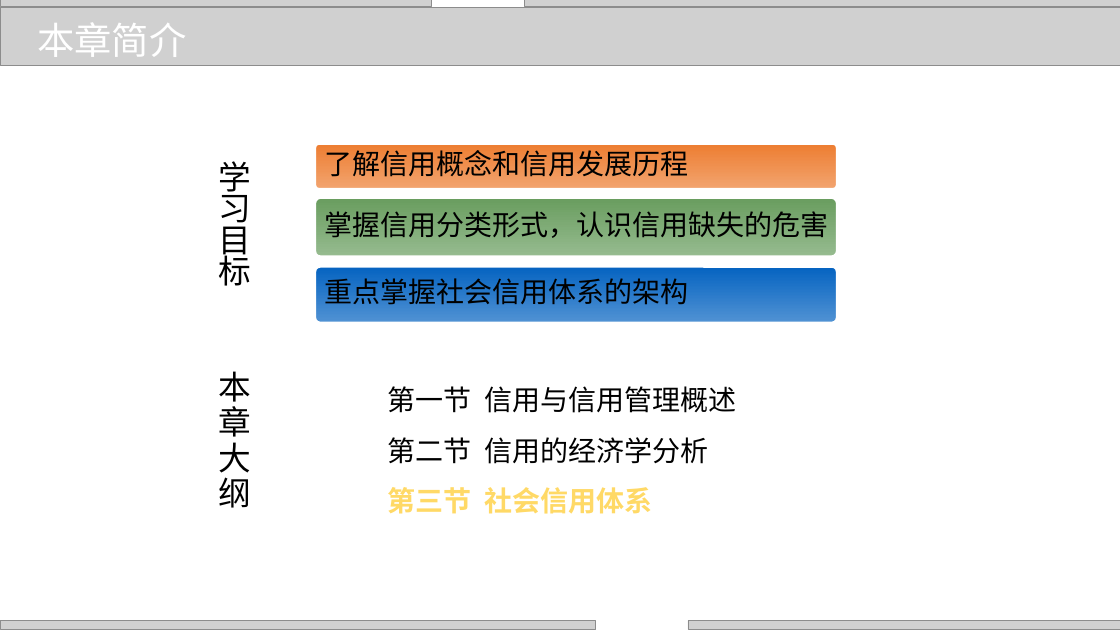
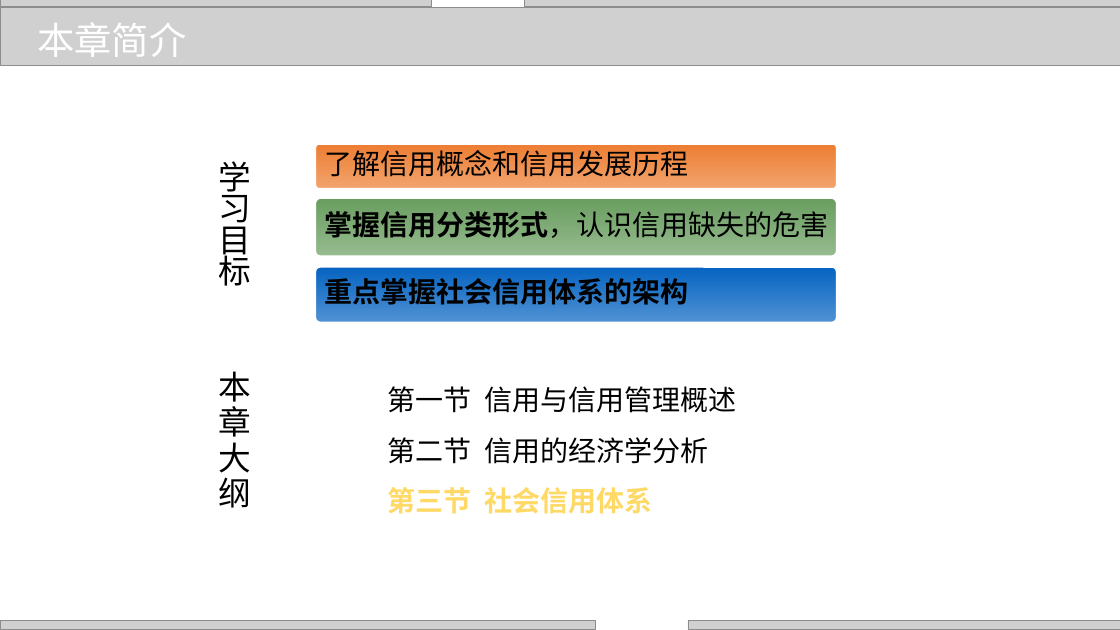
Before and after one commit to zhangjianzhang/internet_credit, a slide deck: slide 2 of files/slides/lecture_3.pptx. Drawn at 1120x630 pixels with LibreOffice and Linux fonts; fonts in the diff are those of the drawing; grey boxes stand for pictures; background and template pictures are left out. Boxes give left, top, right and bottom in pixels: in the first picture for what was removed or moved away, otherwise in the second. Text is boxed around its words. In the diff, an @@ line names an element or a change of style, - is before the commit and + after.

```diff
--- a/files/slides/lecture_3.pptx
+++ b/files/slides/lecture_3.pptx
@@ rounded rectangle "掌握信用分类形式，认识信用缺失的危害" at (x1=315, y1=197, x2=837, y2=256): bold on in "掌握信用分类形式，认识信用缺失的危害" @@
@@ rounded rectangle "重点掌握社会信用体系的架构" at (x1=315, y1=266, x2=837, y2=323): bold on @@
```
Also in this commit, not shown: 4 other slides changed, 9 other files.
